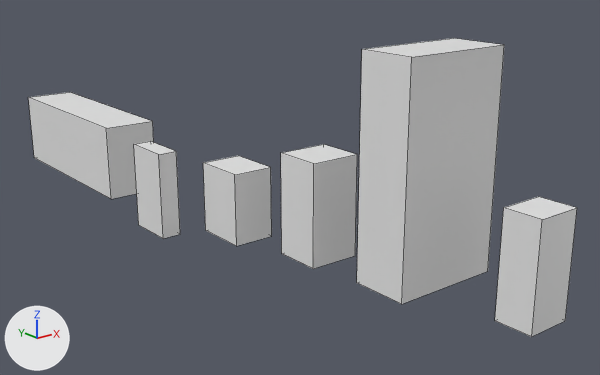
The FBX model ceshi.FBX as it was, and as the next commit left it.
Camera for both pictures: a camera (50 mm lens) standing at (-0.998, -1.222, 0.524) and looking at (-0.088, -0.085, 0.069). The lights are fixed; the arrows at lower left show +X, +Y and +Z. Mesh edges are drawn as thin lines. Where no turn or scale is listed for an object, it has been applied to the vertices.

The scene before the commit, as lines of its bpy script (objects in view):
```python
me_mesh = bpy.data.meshes.new('Mesh')
me_mesh.from_pydata(...)  # a box spanning x -0.051..0.051, y -0.201..0.201, z 0.0..0.146
me_mesh_001 = bpy.data.meshes.new('Mesh.001')
me_mesh_001.from_pydata(...)  # a box spanning x -0.017..0.017, y -0.045..0.045, z 0.0..0.153
me_mesh_002 = bpy.data.meshes.new('Mesh.002')
me_mesh_002.from_pydata(...)  # a box spanning x -0.0377..0.0377, y -0.0494..0.0494, z 0.0..0.1276
me_mesh_003 = bpy.data.meshes.new('Mesh.003')
me_mesh_003.from_pydata(...)  # a box spanning x -0.045..0.045, y -0.042..0.042, z 0.0..0.175
me_mesh_004 = bpy.data.meshes.new('Mesh.004')
me_mesh_004.from_pydata(...)  # a box spanning x -0.097..0.097, y -0.049..0.049, z 0.0..0.359
me_mesh_005 = bpy.data.meshes.new('Mesh.005')
me_mesh_005.from_pydata(...)  # a box spanning x -0.038..0.038, y -0.031..0.031, z 0.0..0.167
ob_a_01 = bpy.data.objects.new('a-01', me_mesh)
ob_a_01.location = (-0.245, 0.466, 0.0)
ob_b_01 = bpy.data.objects.new('b-01', me_mesh_001)
ob_b_01.location = (-0.31, 0.047, 0.0)
ob_b_02 = bpy.data.objects.new('b-02', me_mesh_002)
ob_b_02.location = (-0.209, -0.059, 0.0)
ob_c_01 = bpy.data.objects.new('c-01', me_mesh_003)
ob_c_01.location = (-0.162, -0.226, 0.0)
ob_c_02 = bpy.data.objects.new('c-02', me_mesh_004)
ob_c_02.location = (-0.093, -0.401, 0.0)
ob_c_03 = bpy.data.objects.new('c-03', me_mesh_005)
ob_c_03.location = (-0.089, -0.6, 0.0)
```
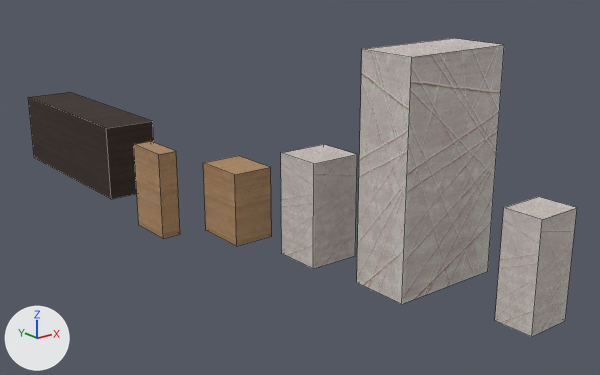
Pixel boxes [x1, y1, x2, y2] of what changed, in the pictures (600 x 375 px):
'c-02', recoloured: [357, 38, 504, 304] in both
'c-03', recoloured: [495, 197, 577, 337] in both
'a-01', recoloured (grey to black): [28, 92, 154, 199] in both
'c-01', recoloured: [281, 144, 357, 269] in both
'b-02', recoloured (grey to brown): [203, 156, 272, 246] in both
'b-01', recoloured (grey to brown): [134, 141, 180, 238] in both

What the commit changed:
Picture '8c2cd5eb5445db26a4c5d0ff10ab7c6e.jpg' (img_8c2cd5eb5445db26a4c5d0ff10ab7c6e_jpg) is new.
Picture '3d66Model-606869-files-13.jpg' (img_3d66model_606869_files_13_jpg) is new.
Picture '1 - 副本.jpg' (img_1___副本_jpg) is new.
Material '03 - Default' (mat_03___default) is new.
Its texture is img_8c2cd5eb5445db26a4c5d0ff10ab7c6e_jpg.
Its roughness is 0.859.
Material '2' (mat_2) is new.
Its texture is img_3d66model_606869_files_13_jpg.
Its roughness is 0.859.
Material '01 - Default' (mat_01___default) is new.
Its texture is img_1___副本_jpg.
Its roughness is 0.859.
me_mesh_003 has 8 vertices, 6 faces and spans x -0.045..0.045, y -0.042..0.042, z 0.0..0.175.
me_mesh_003 now uses material mat_03___default (picture img_8c2cd5eb5445db26a4c5d0ff10ab7c6e_jpg).
me_mesh_004 has 8 vertices, 6 faces and spans x -0.097..0.097, y -0.049..0.049, z 0.0..0.359.
me_mesh_004 now uses material mat_03___default (picture img_8c2cd5eb5445db26a4c5d0ff10ab7c6e_jpg).
me_mesh_001 has 8 vertices, 6 faces and spans x -0.017..0.017, y -0.045..0.045, z 0.0..0.153.
me_mesh_001 now uses material mat_2 (picture img_3d66model_606869_files_13_jpg).
me_mesh has 8 vertices, 6 faces and spans x -0.051..0.051, y -0.201..0.201, z 0.0..0.146.
me_mesh now uses material mat_01___default (picture img_1___副本_jpg).
me_mesh_002 has 8 vertices, 6 faces and spans x -0.0377..0.0377, y -0.0494..0.0494, z 0.0..0.1276.
me_mesh_002 now uses material mat_2 (picture img_3d66model_606869_files_13_jpg).
me_mesh_005 has 8 vertices, 6 faces and spans x -0.038..0.038, y -0.031..0.031, z 0.0..0.167.
me_mesh_005 now uses material mat_03___default (picture img_8c2cd5eb5445db26a4c5d0ff10ab7c6e_jpg).
